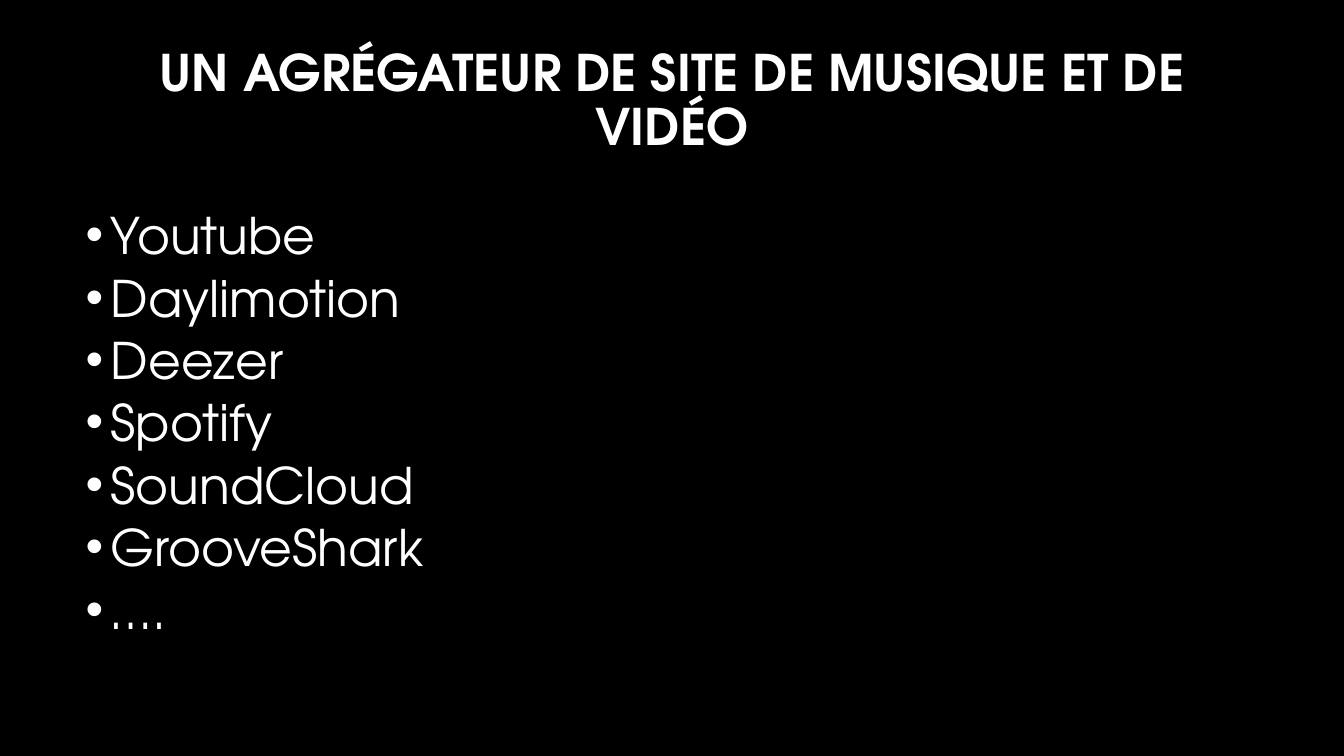
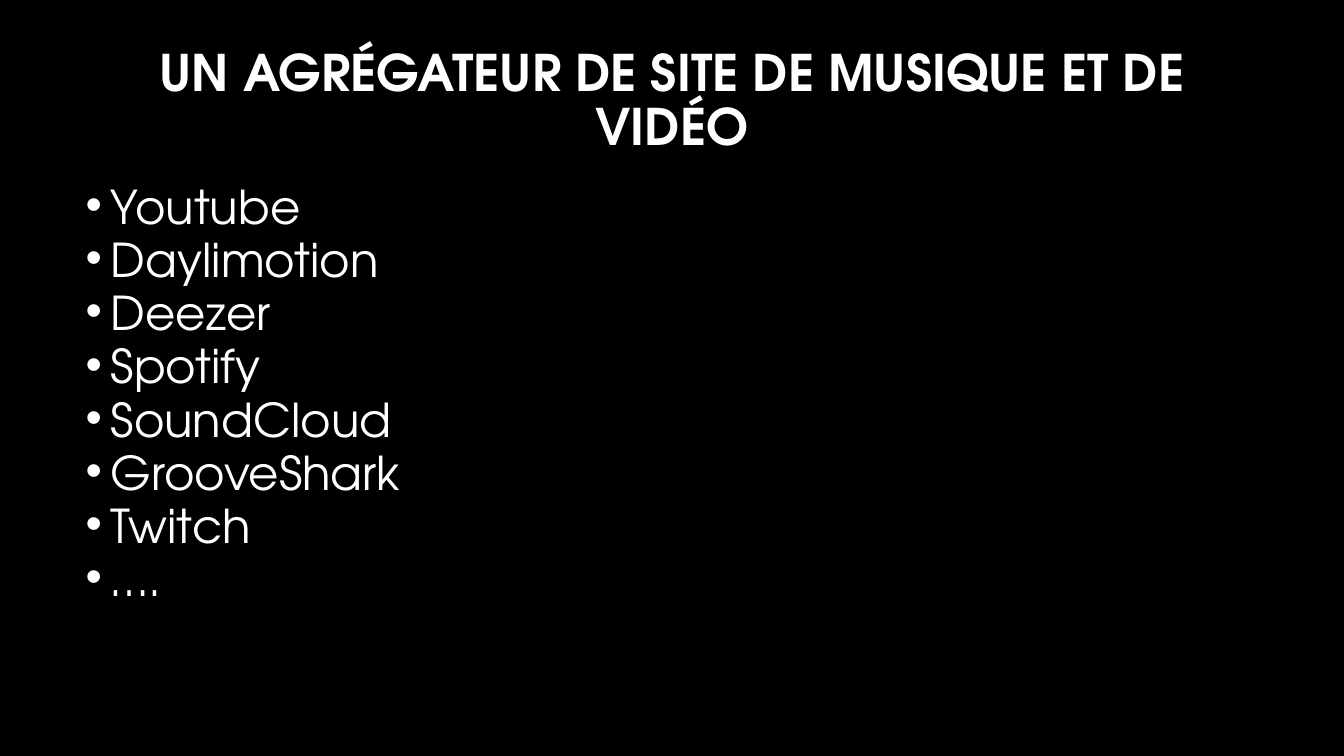
Before and after one commit to mistrale/everywhere, a slide deck: slide 2 of Presentation.odp. Drawn at 1344x756 pixels with LibreOffice and Linux fonts; fonts in the diff are those of the drawing; background and template pictures are left out. Boxes give left, top, right and bottom in pixels: in the first picture for what was removed or moved away, otherwise in the second. Text is boxed around its words. In the diff, an @@ line names an element or a change of style, - is before the commit and + after.

```diff
--- a/Presentation.odp
+++ b/Presentation.odp
@@ text "Youtube": place and size @@
-text "Youtube" at (111, 216, 424, 567)
+text "Youtube" at (111, 189, 400, 544)
@@ text at (111, 189, 400, 512): size 36 to 33.3 pt; line spacing 0.8 to 0.7 @@
@@ text at (111, 508, 251, 544): paragraph added @@
+• Twitch
```
Also in this commit, not shown: 2 other slides changed, 3 other files.
